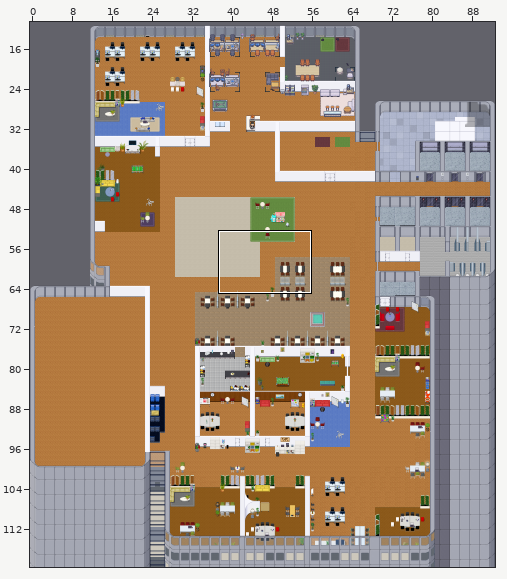
A Tiled map (JSON) gets an edit: maps/map.json. The picture above shows the old version from afar; the outline marks the close-up.
Close-up. First the earlier version:
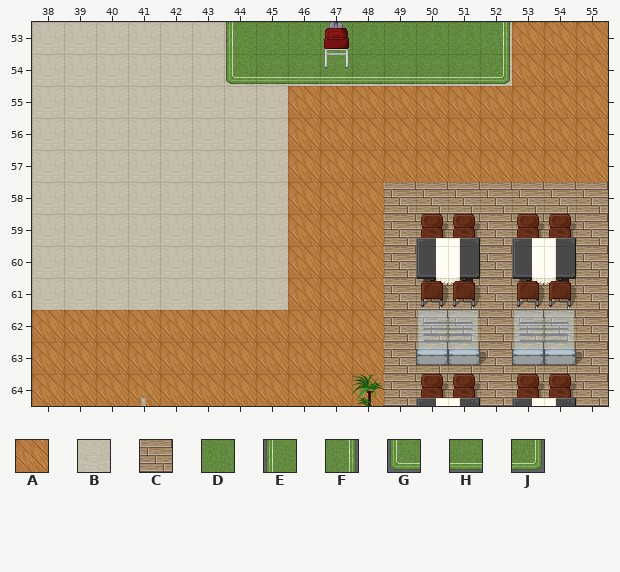
Cells are 32x32 px. Shown: x 38..55, y 53..64. The commit also changed other parts of the map, which this record leaves out.
Key: from "Chunk 1": A 0 flipped left-right, B 70, C 107, D 122, E 148, F 149, G 152, H 153, J 154.
_ is an empty cell, # one hidden under a higher layer.
Layers that did not change in this view are not listed.
Layer "floor" before, first column x 38:
53 BBBBBBB#######BAAA
54 BBBBBBBBBBBBBBBAAA
55 BBBBBBBBAAAAAAAAAA
56 BBBBBBBBAAAAAAAAAA
57 BBBBBBBBAAAAAAAAAA
58 BBBBBBBBAAACCCCCCC
59 BBBBBBBBAAACCCCCCC
60 BBBBBBBBAAAC##C##C
61 BBBBBBBBAAACCCCCCC
62 AAAAAAAAAAACCCCCCC
63 AAAAAAAAAAACCCCCCC
64 AAAAAAAAAAACCCCCCC
Layer "carpet" before, first column x 38:
53 ______EDDDDDDDF___
54 ______GHHHHHHHJ___
55 __________________
56 __________________
57 __________________
58 __________________
59 __________________
60 __________________
61 __________________
62 __________________
63 __________________
64 __________________
The same view after the edit:
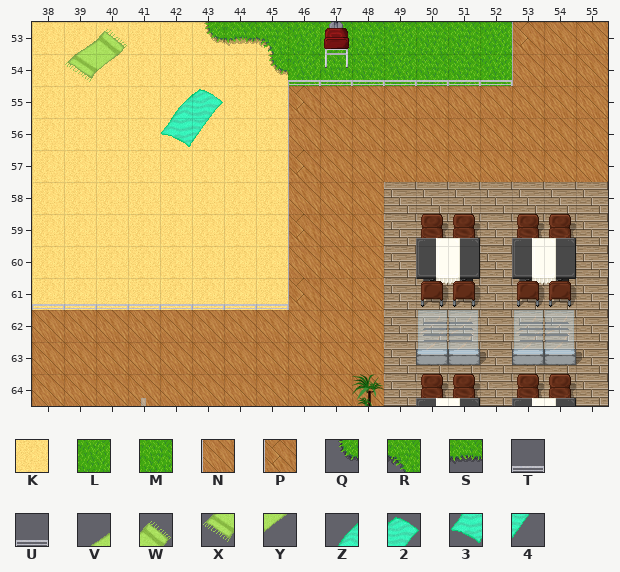
Further tiles: from "Chunk 1": K 91, L 92, M 93, N 95 flipped left-right, P 97 flipped left-right, Q 179, R 180, S 185, T 186, U 187, V 212, W 213, X 215, Y 216, Z 217, 2 218, 3 219, 4 220.
The exact change:
{"where": "layer \"floor\""}
{"y":53,"x":38,"old":"BBBBBBB#######BA","new":"KKKKKKKKLMMLMMLP"}
{"y":54,"x":38,"old":"BBBBBBBBBBBBBBBA","new":"KKKKKKKKLMMLMMLN"}
{"y":55,"x":38,"old":"BBBBBBBBA","new":"KKKKKKKKP"}
{"y":56,"x":38,"old":"BBBBBBBBA","new":"KKKKKKKKN"}
{"y":57,"x":38,"old":"BBBBBBBBA","new":"KKKKKKKKP"}
{"y":58,"x":38,"old":"BBBBBBBBA","new":"KKKKKKKKN"}
{"y":59,"x":38,"old":"BBBBBBBBA","new":"KKKKKKKKP"}
{"y":60,"x":38,"old":"BBBBBBBBA","new":"KKKKKKKKN"}
{"y":61,"x":38,"old":"BBBBBBBBA","new":"KKKKKKKKP"}
{"where": "layer \"carpet\""}
{"y":53,"x":43,"old":"_EDDDDDDDF","new":"QSR_______"}
{"y":54,"x":44,"old":"GHHHHHHHJ","new":"_QTTUTUTU"}
{"y":61,"x":38,"old":"________","new":"TUTUTUTU"}
{"where": "layer \"belowFurniture\""}
{"y":53,"x":39,"old":"__","new":"VW"}
{"y":54,"x":39,"old":"__","new":"XY"}
{"y":55,"x":42,"old":"__","new":"Z2"}
{"y":56,"x":42,"old":"__","new":"34"}
